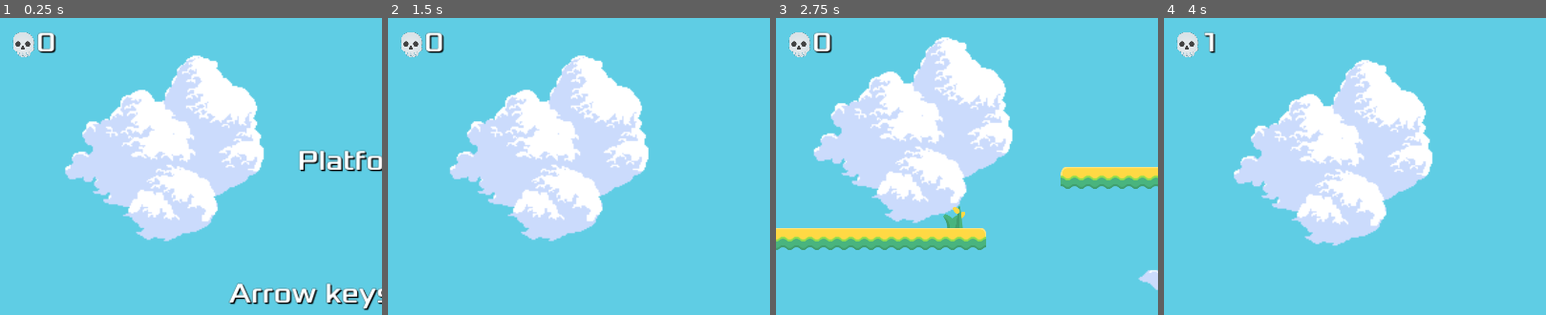
Above: before the commit, frames 1-4 (left to right).
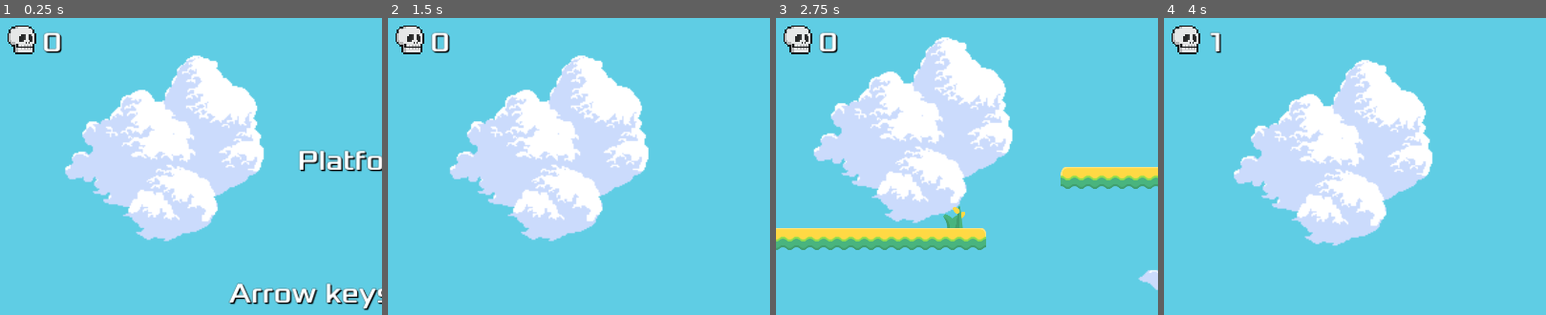
Above: after the commit, the same moments.

Repository: AlexLaviolette/platformer
Game: Godot game, scene res://world.tscn
The game is run twice, just before and just after one commit, with the same random seed, the same clock (stepped at 60 frames per second) and the same inputs.
Inputs:
- Up to frame 1 (0.25 s): no input
- Up to frame 2 (1.5 s): click "Start" at 0.5 s; tap Enter (enter) at 1.25, 1.35 s; hold Right (move_right) from 1.28 s (still down)
- Up to frame 3 (2.75 s): keep holding Right (move_right); tap Space (jump) at 1.52, 2.27 s; tap Enter (enter) at 2.1 s
- Up to frame 4 (4 s): release Right (move_right) at 2.78 s; hold Left (move_left) 2.78-3.53 s; tap Enter (enter) at 2.85, 3.6 s; hold Right (move_right) from 3.53 s (still down); tap Space (jump) at 3.77 s
The pictures show only the part of the screen within x 1-51%, y 1-51%; the shares and areas given below are measured in that part.

The runs differ from the first frame. In frame 1, 0.9% of the frame differs, in the area x 2-17%, y 2-14%; in frame 2, 0.9%; in frame 3, 0.9%; in frame 4, 0.7%.

Commit message:
New death counter skull

Diff:
--- a/hud.gd
+++ b/hud.gd
@@ -33,7 +33,7 @@
 
 
 func update_deaths():
-	$DeathLabel.text = "💀%s" % deaths
+	$DeathCounter/DeathLabel.text = str(deaths)
 
 
 func _on_player_dead():
--- a/hud.tscn
+++ b/hud.tscn
@@ -1,17 +1,29 @@
-[gd_scene load_steps=5 format=3 uid="uid://dg8cmecyj2wnx"]
+[gd_scene load_steps=6 format=3 uid="uid://dg8cmecyj2wnx"]
 
 [ext_resource type="Script" path="res://hud.gd" id="1_mx3qs"]
 [ext_resource type="FontFile" uid="uid://d0hey7py3xohx" path="res://fonts/Xolonium-Regular.ttf" id="1_wsp8y"]
+[ext_resource type="Texture2D" uid="uid://3lpumbyddxj6" path="res://art/skull.webp" id="2_848jg"]
 [ext_resource type="Theme" uid="uid://dytq4r0fbduj6" path="res://hud.tres" id="2_pgec4"]
 [ext_resource type="Script" path="res://Menu.gd" id="4_r0r76"]
 
 [node name="HUD" type="CanvasLayer"]
 script = ExtResource("1_mx3qs")
 
-[node name="DeathLabel" type="Label" parent="."]
-offset_left = 40.0
+[node name="DeathCounter" type="Control" parent="."]
+layout_mode = 3
+anchors_preset = 0
+offset_right = 40.0
+offset_bottom = 40.0
+
+[node name="Skull" type="Sprite2D" parent="DeathCounter"]
+position = Vector2(69, 60)
+scale = Vector2(-0.035, 0.035)
+texture = ExtResource("2_848jg")
+
+[node name="DeathLabel" type="Label" parent="DeathCounter"]
+offset_left = 118.0
 offset_top = 20.0
-offset_right = 234.0
+offset_right = 312.0
 offset_bottom = 112.0
 theme = ExtResource("2_pgec4")
 theme_override_colors/font_shadow_color = Color(0, 0, 0, 1)
@@ -21,7 +33,7 @@
 theme_override_constants/outline_size = 2
 theme_override_fonts/font = ExtResource("1_wsp8y")
 theme_override_font_sizes/font_size = 64
-text = "💀0"
+text = "0"
 vertical_alignment = 1
 
 [node name="TimerLabel" type="Label" parent="."]
Binary file added: art/skull.webp
Not shown, added: art/skull.webp.import
